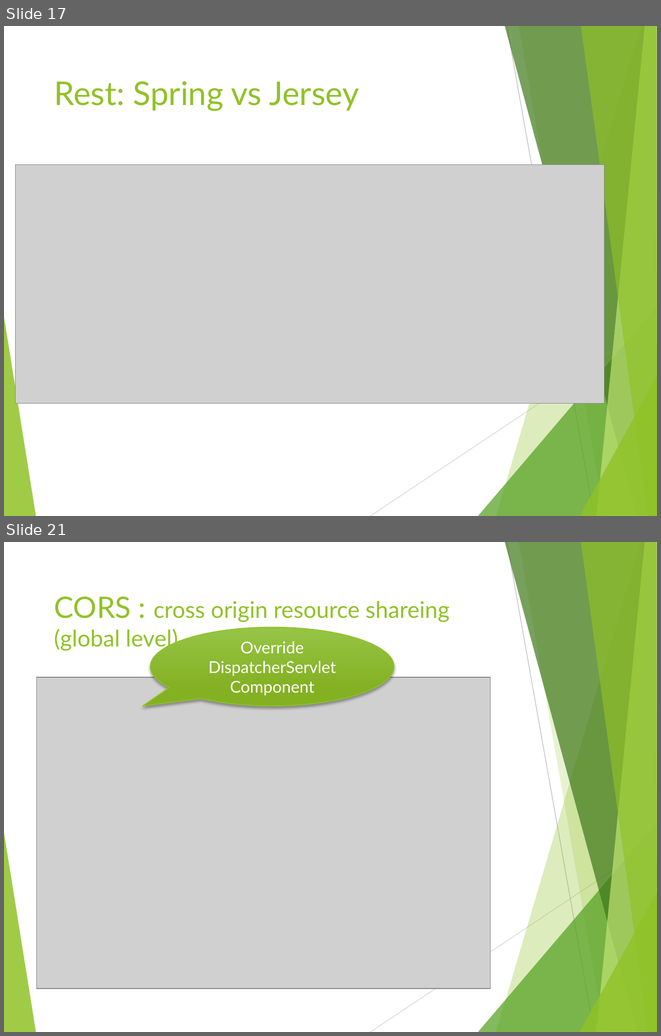
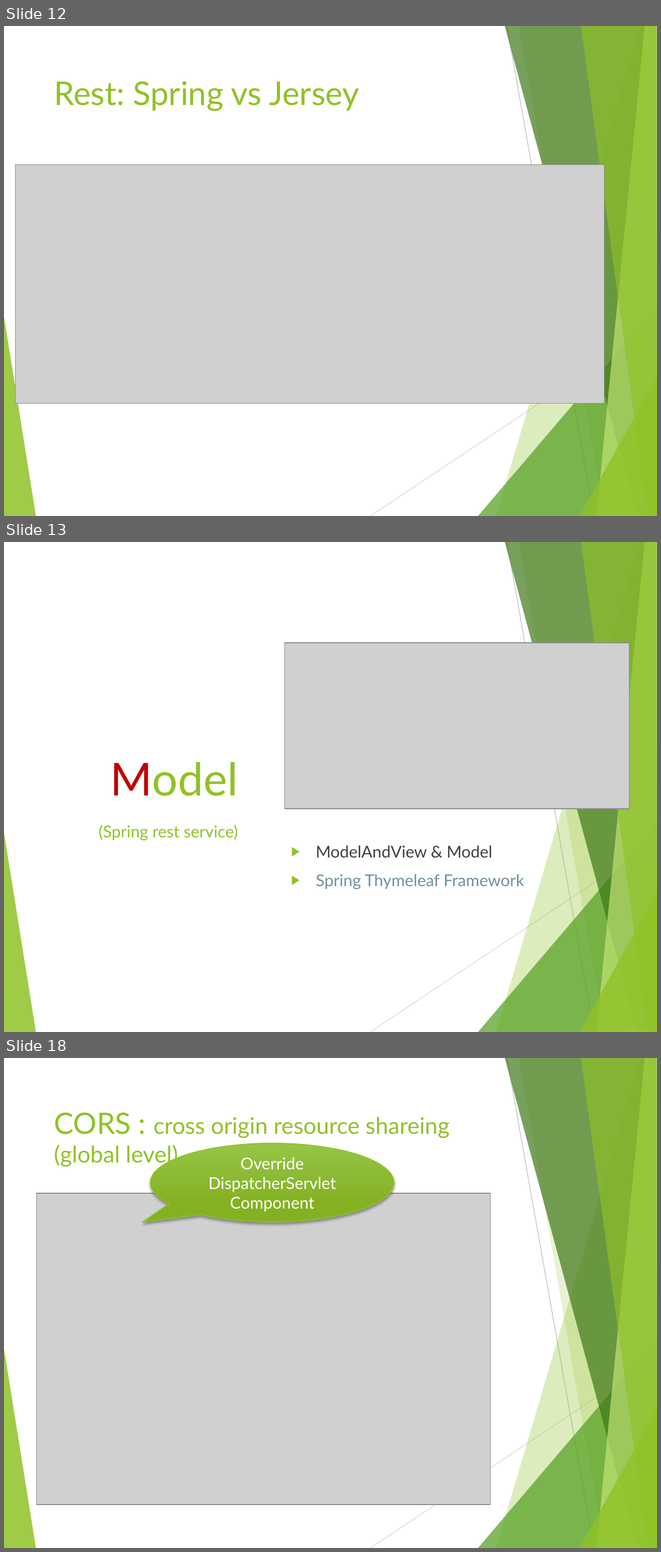
Before and after one commit to liqichen168/Course-May-2019, a slide deck: powerpoints/3_MVC.pptx. Shown one above the other, each under a label of ours: slides 17 and 21 before the commit, slides 12, 13 and 18 after it; the slides between them are not shown. The pictures are 661x1036 and 661x1552 pixels, drawn with LibreOffice and Linux fonts; fonts in the diff are those of the drawing; grey boxes stand for pictures. Boxes give left, top, right and bottom in pixels: in the first picture for what was removed or moved away, otherwise in the second. Text is boxed around its words. In the diff, an @@ line names an element or a change of style, - is before the commit and + after.

```diff
--- a/powerpoints/3_MVC.pptx
+++ b/powerpoints/3_MVC.pptx
@@ slide 13 added at <box>4,542,657,1032</box>, background #FFFFFF; not listed: 10 template elements that a slide beside it also shows @@
@@ picture added at <box>285,643,629,809</box> @@
@@ title added at <box>99,762,238,840</box>, 18 pt, text #90C226 @@
+Model
+(Spring rest service)
@@ text added at <box>316,845,524,889</box>, 18 pt, text #6E91A0 @@
+▶ ModelAndView & Model
+▶ Spring Thymeleaf Framework
@@ what was slide 17 is now slide 12 @@
@@ what was slide 21 is now slide 18 @@
```
Also in this commit, not shown: 6 slides changed, 6 other slides added, 7 slides removed.
